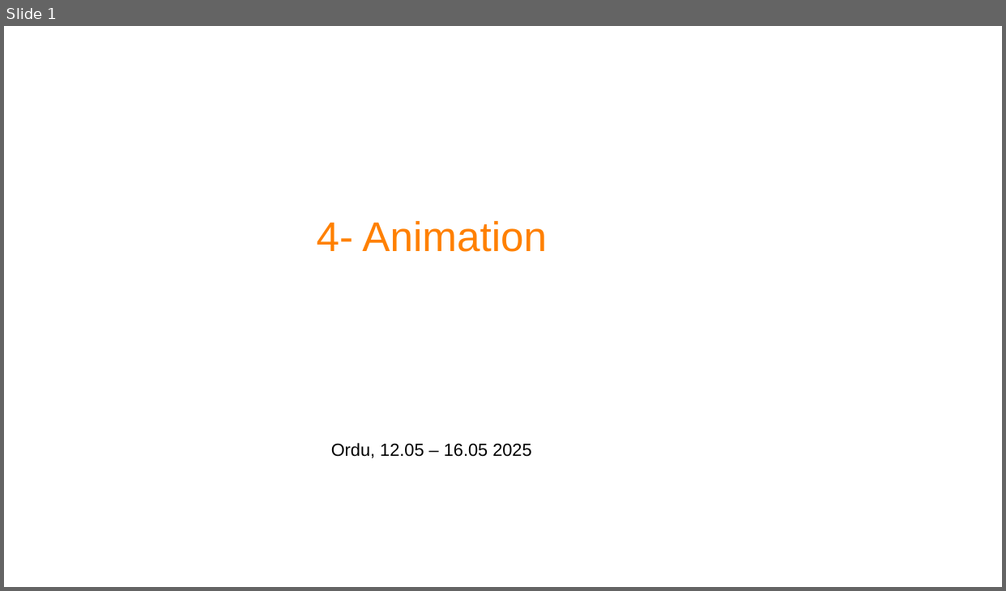
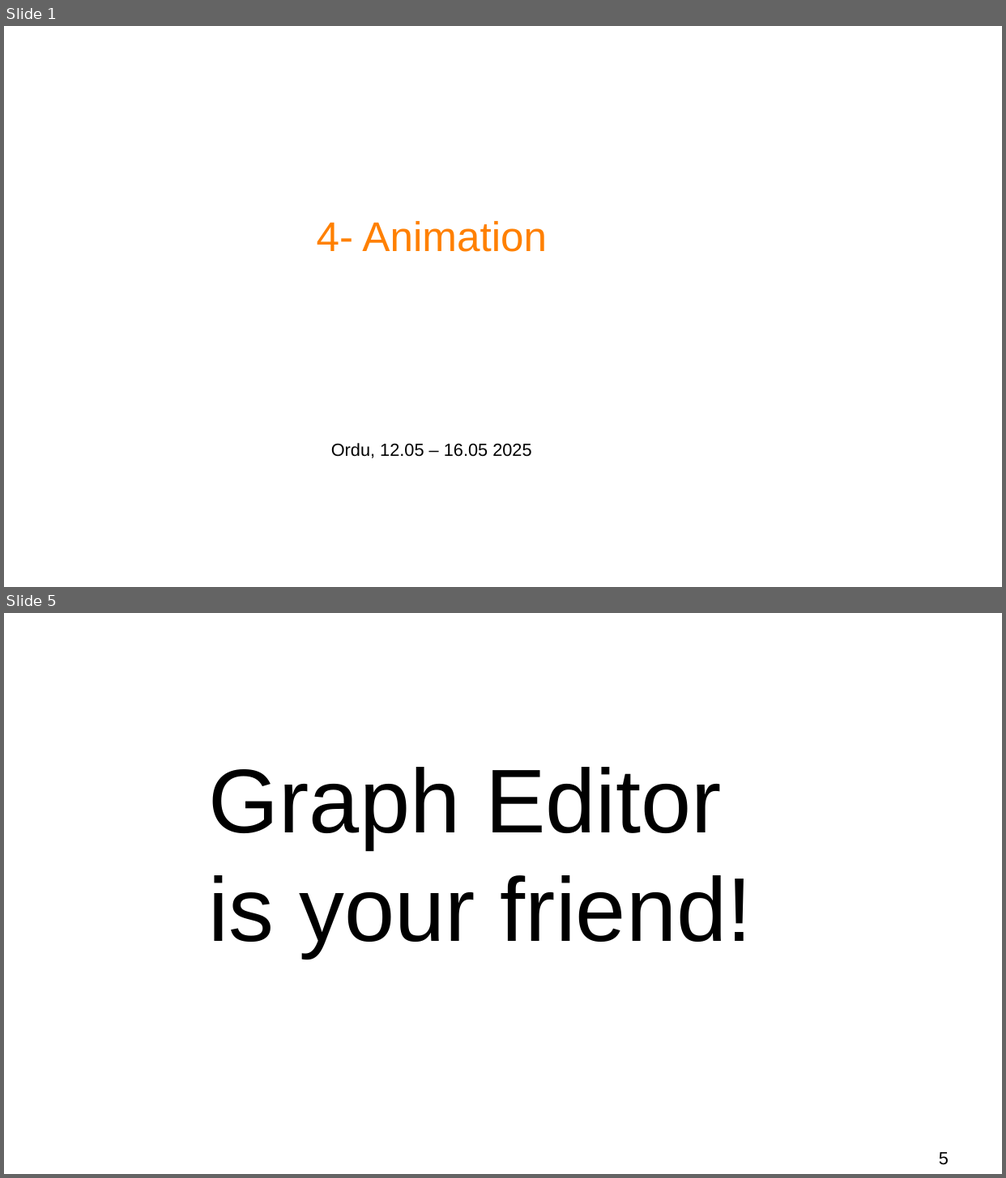
Before and after one commit to projetoalfobre/Ordu-2025-3d-training, a slide deck: presentations/4-animation.odp. Shown one above the other, each under a label of ours: slide 1 before the commit, slides 1 and 5 after it; the slides between them are not shown. The pictures are 1006x591 and 1006x1178 pixels, drawn with LibreOffice and Linux fonts; fonts in the diff are those of the drawing; background and template pictures are left out. Boxes give left, top, right and bottom in pixels: in the first picture for what was removed or moved away, otherwise in the second. Text is boxed around its words. In the diff, an @@ line names an element or a change of style, - is before the commit and + after.

```diff
--- a/presentations/4-animation.odp
+++ b/presentations/4-animation.odp
@@ slide 5 added at box(4, 613, 1002, 1174), background #FFFFFF @@
@@ text added at box(209, 767, 752, 957), 72 pt, text #000000 @@
+Graph Editor is your friend!
@@ page number added at box(939, 1152, 948, 1165), 14 pt, text #000000 @@
+5
```
Also in this commit, not shown: 3 other slides added, 1 slide removed, 7 other files.
